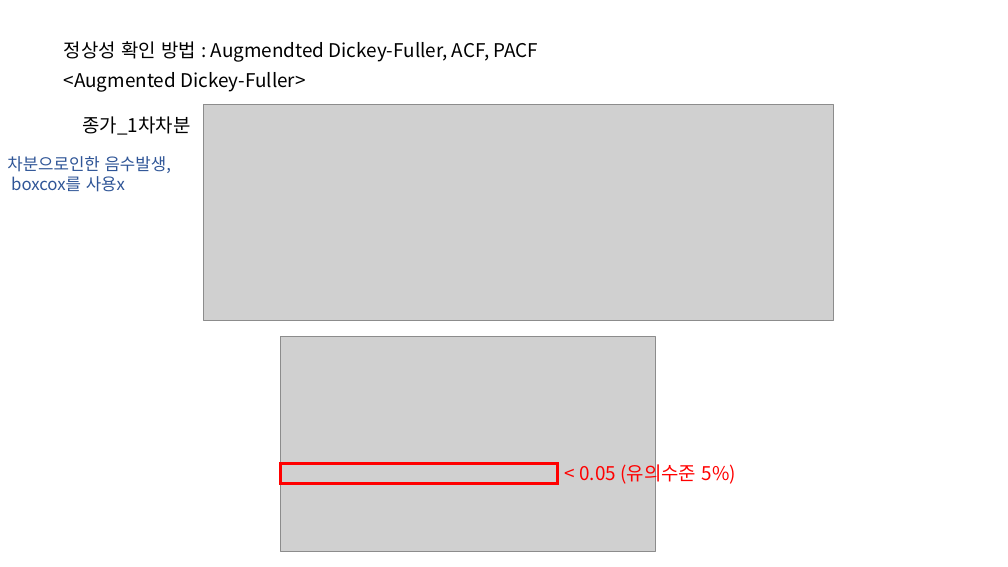
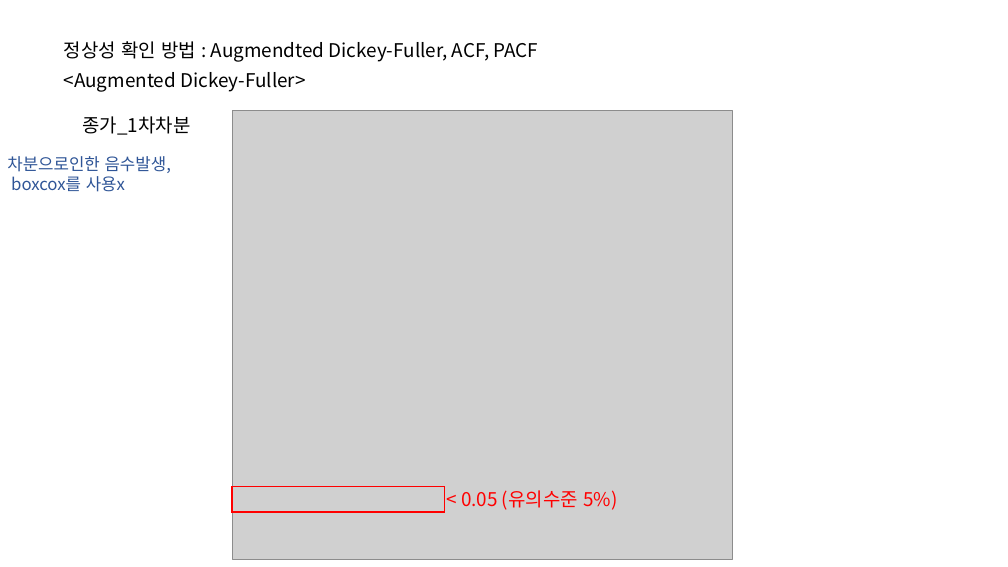
Before and after one commit to ejihoon6065/Project_TurnAround, a slide deck: slide 17 of YG엔터주분석/멘토님미팅발표자료/ARIMA모델_ppt2.pptx. Drawn at 1008x567 pixels with LibreOffice and Linux fonts; fonts in the diff are those of the drawing; grey boxes stand for pictures. Boxes give left, top, right and bottom in pixels: in the first picture for what was removed or moved away, otherwise in the second. Text is boxed around its words. In the diff, an @@ line names an element or a change of style, - is before the commit and + after.

```diff
--- a/YG엔터주분석/멘토님미팅발표자료/ARIMA모델_ppt2.pptx
+++ b/YG엔터주분석/멘토님미팅발표자료/ARIMA모델_ppt2.pptx
@@ picture removed at <box>203,105,833,321</box> @@
@@ picture added at <box>232,110,732,560</box> @@
@@ picture removed at <box>281,337,655,552</box> @@
@@ rectangle: place and size @@
-rectangle at <box>281,464,557,483</box>
+rectangle at <box>232,487,445,512</box>
@@ rectangle at <box>232,487,445,512</box>: outline #FF0000 3 pt to #FF0000 1.5 pt @@
@@ text "< 0.05 (유의수준 5%)" rewrapped from <box>579,461,736,486</box> to <box>461,490,617,510</box> @@
```
Also in this commit, not shown: 7 other slides changed, 10 slides added, 5 slides removed, 8 other files.
